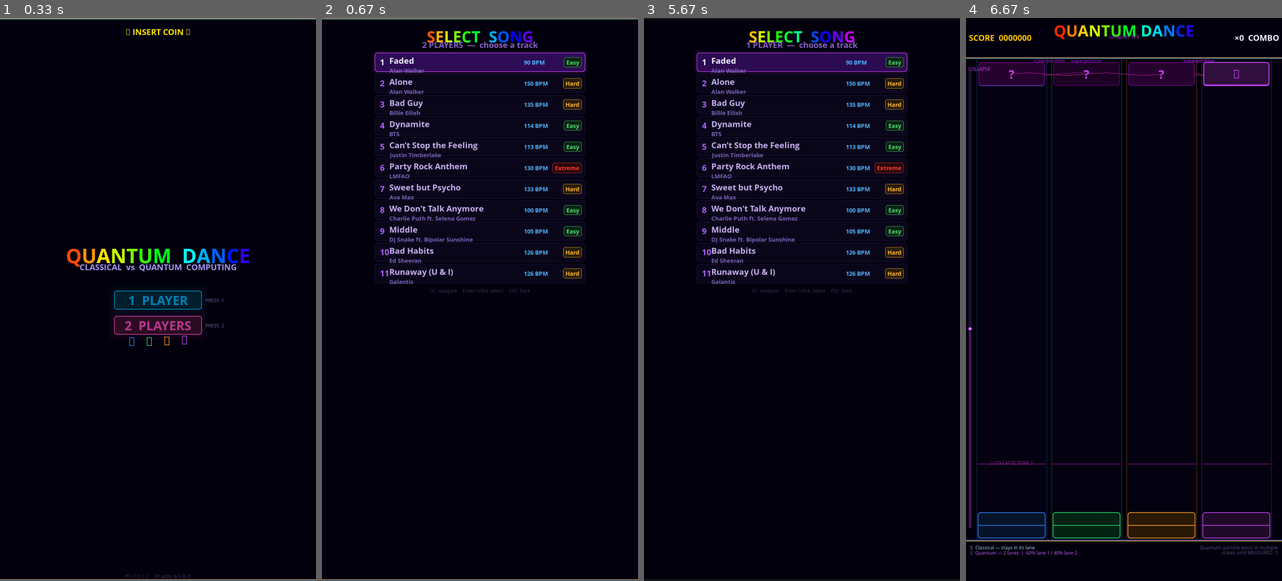
Above: before the commit, frames 1-4 (left to right).
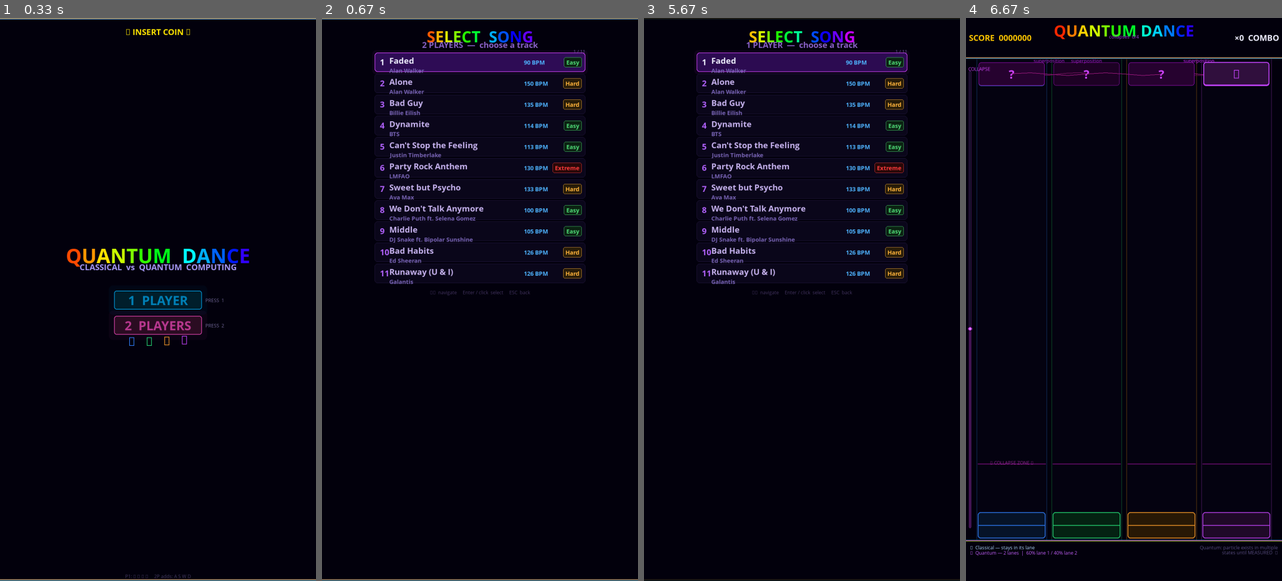
Above: after the commit, the same moments.

Repository: parzival1401/mobile_quantum-
Game: pygame game, started from dance_dance/quantum_dance.py
Same seed, same stepped clock (60 frames per second), same inputs: the game is played once before the commit and once after it.
Inputs (mouse positions are in pixels of both pictures, inside the frame that each line leads up to):
- Up to frame 1 (0.33 s): no input
- Up to frame 2 (0.67 s): press the mouse at (480, 327) at 0.37 s; move the mouse to (429, 378) at 0.47 s; release the mouse at (382, 428) at 0.6 s
- Up to frame 3 (5.67 s): click "1" at 0.72 s; hold Up 1-1.47 s; move the mouse to (918, 496) at 1.03 s; tap A at 1.5 s; hold Right 1.83-2.3 s; hold D 1.83-2.3 s; tap = at 1.98, 4.48 s; click (726, 186) at 2.38 s; hold Left 2.67-3.2 s; hold A 2.67-3.2 s; move the mouse to (688, 282) at 2.7 s; tap  at 2.82, 4.05 s; click (805, 361) at 3.28 s; hold Down 3.57-3.87 s; hold S 3.57-3.87 s; move the mouse to (802, 367) at 3.6 s; tap - at 3.72 s; hold Left 3.9-4.3 s; hold A 3.9-4.3 s; hold Up 4.33-4.7 s; hold W 4.33-4.7 s; click (757, 181) at 4.78 s; tap Esc at 5.07 s; click "1 PLAYER" at 5.45 s
- Up to frame 4 (6.67 s): hold Down 5.73-6.1 s; hold S 5.73-6.1 s; tap - at 5.88 s; hold Up 6.13-6.43 s; hold W 6.13-6.43 s; tap  at 6.28 s; tap Enter at 6.47 s

Frame 1 is identical in both runs. In frame 2, 0.1% of the frame differs, in the area x 34-84%, y 5-50%; in frame 3, 0.1%; in frame 4, nothing differs.

Commit message:
Scroll the song list so every song is reachable on any screen size
With 11 songs the list overflowed the landscape screen: rows ran to y=910
on a 768px-tall display, so the last songs and the hint line were drawn
off-screen and could not be selected.

The song list now uses a scrolling window:
- Only as many rows as actually fit are drawn (computed from SH), so this
  scales to any number of songs on any resolution.
- The highlighted song is kept centered; the window clamps at both ends so
  no blank space shows. Wrap-around navigation is unchanged.
- "^ / v more songs" indicators and a "4 / 11" position counter show when
  there is more above or below.
- rects is now index-aligned with SONGS (off-screen rows get a zero-size
  rect), so mouse clicks still map to the correct song and can never hit a
  hidden row.

Applied to all three builds. Verified by simulation: cursor always visible,
every click maps to the right song, hidden rows never clickable, and nothing
overflows on either 1024x768 or 768x1024. Portrait currently fits all 11 so
it looks unchanged, but will scroll automatically as more songs are added.

Co-Authored-By: Claude Opus 5 <noreply@anthropic.com>

Diff:
--- a/dance_dance/dance_optimized_horizontal.py
+++ b/dance_dance/dance_optimized_horizontal.py
@@ -1685,13 +1685,33 @@
 
     mx, my = pygame.mouse.get_pos()
     row_h  = 72
-    row_w  = 720
+    row_w  = min(720, SW - 48)
     rx0    = (SW - row_w) // 2
     ry0    = 118
     rects  = []
 
-    for i, song in enumerate(SONGS):
-        ry     = ry0 + i * row_h
+    # ── Scrolling window ────────────────────────────────────────────────────
+    # Only as many rows as actually fit on screen are drawn, so the list works
+    # with any number of songs on any screen size. The highlighted song is kept
+    # centered; the window is clamped so no blank space shows past either end.
+    hint_h     = 34                       # room reserved for the hint line
+    avail_h    = (SH - 12) - ry0 - hint_h
+    max_rows   = max(1, avail_h // row_h)
+    n_songs    = len(SONGS)
+    visible    = min(max_rows, n_songs)
+    if n_songs <= visible:
+        top = 0
+    else:
+        top = cursor - visible // 2       # center the cursor
+        top = max(0, min(n_songs - visible, top))   # clamp to list bounds
+
+    # rects must align with SONGS indices for click detection; off-screen rows
+    # get an empty rect so mouse clicks can never match them.
+    rects = [pygame.Rect(0, 0, 0, 0) for _ in range(n_songs)]
+
+    for slot, i in enumerate(range(top, top + visible)):
+        song   = SONGS[i]
+        ry     = ry0 + slot * row_h
         rect   = pygame.Rect(rx0, ry, row_w, row_h - 6)
         hover  = rect.collidepoint(mx, my)
         active = i == cursor
@@ -1712,7 +1732,7 @@
 
         pygame.draw.rect(screen, fill,   rect, border_radius=10)
         pygame.draw.rect(screen, border, rect, 2 if active else 1, border_radius=10)
-        rects.append(rect)
+        rects[i] = rect
 
         nc = WHITE if active else (180, 100, 255)
         num_s = _tcache(('snum', i, active), f"{i + 1}", F_MED, nc)
@@ -1738,10 +1758,25 @@
         pygame.draw.rect(screen, dc, (bx_, by_, bw, bh), 1, border_radius=6)
         screen.blit(diff_s, (bx_ + 8, by_ + 3))
 
+    # Scroll indicators — show when songs exist above / below the window
+    if top > 0:
+        up_s = _tcache('sel_more_up', "^  more songs", F_XSM, (120, 90, 180))
+        screen.blit(up_s, (SW // 2 - up_s.get_width() // 2, ry0 - 15))
+    if top + visible < n_songs:
+        dn_s = _tcache('sel_more_dn', "v  more songs", F_XSM, (120, 90, 180))
+        screen.blit(dn_s, (SW // 2 - dn_s.get_width() // 2,
+                           ry0 + visible * row_h - 2))
+
+    # Position counter, e.g. "4 / 11"
+    pos_s = _tcache(('sel_pos', cursor, n_songs), f"{cursor + 1} / {n_songs}",
+                    F_XSM, (110, 90, 160))
+    screen.blit(pos_s, (rx0 + row_w - pos_s.get_width(), ry0 - 15))
+
     hint = _tcache('sel_hint',
                    "UP/DOWN navigate   START play   LEFT/RIGHT scores   SELECT back",
                    F_XSM, (70, 55, 100))
-    screen.blit(hint, (SW // 2 - hint.get_width() // 2, ry0 + len(SONGS) * row_h + 8))
+    screen.blit(hint, (SW // 2 - hint.get_width() // 2,
+                       ry0 + visible * row_h + 14))
 
     pygame.display.flip()
     return rects
--- a/dance_dance/quantum_dance.py
+++ b/dance_dance/quantum_dance.py
@@ -1266,13 +1266,33 @@
 
     mx, my = pygame.mouse.get_pos()
     row_h  = 72
-    row_w  = 720
+    row_w  = min(720, SW - 48)
     rx0    = (SW - row_w) // 2
     ry0    = 118
     rects  = []
 
-    for i, song in enumerate(SONGS):
-        ry     = ry0 + i * row_h
+    # ── Scrolling window ────────────────────────────────────────────────────
+    # Only as many rows as actually fit on screen are drawn, so the list works
+    # with any number of songs on any screen size. The highlighted song is kept
+    # centered; the window is clamped so no blank space shows past either end.
+    hint_h     = 34                       # room reserved for the hint line
+    avail_h    = (SH - 12) - ry0 - hint_h
+    max_rows   = max(1, avail_h // row_h)
+    n_songs    = len(SONGS)
+    visible    = min(max_rows, n_songs)
+    if n_songs <= visible:
+        top = 0
+    else:
+        top = cursor - visible // 2       # center the cursor
+        top = max(0, min(n_songs - visible, top))   # clamp to list bounds
+
+    # rects must align with SONGS indices for click detection; off-screen rows
+    # get an empty rect so mouse clicks can never match them.
+    rects = [pygame.Rect(0, 0, 0, 0) for _ in range(n_songs)]
+
+    for slot, i in enumerate(range(top, top + visible)):
+        song   = SONGS[i]
+        ry     = ry0 + slot * row_h
         rect   = pygame.Rect(rx0, ry, row_w, row_h - 6)
         hover  = rect.collidepoint(mx, my)
         active = i == cursor
@@ -1293,7 +1313,7 @@
 
         pygame.draw.rect(screen, fill,   rect, border_radius=10)
         pygame.draw.rect(screen, border, rect, 2 if active else 1, border_radius=10)
-        rects.append(rect)
+        rects[i] = rect
 
         nc = WHITE if active else (180, 100, 255)
         num_s = _tcache(('snum', i, active), f"{i + 1}", F_MED, nc)
@@ -1319,9 +1339,24 @@
         pygame.draw.rect(screen, dc, (bx_, by_, bw, bh), 1, border_radius=6)
         screen.blit(diff_s, (bx_ + 8, by_ + 3))
 
+    # Scroll indicators — show when songs exist above / below the window
+    if top > 0:
+        up_s = _tcache('sel_more_up', "^  more songs", F_XSM, (120, 90, 180))
+        screen.blit(up_s, (SW // 2 - up_s.get_width() // 2, ry0 - 15))
+    if top + visible < n_songs:
+        dn_s = _tcache('sel_more_dn', "v  more songs", F_XSM, (120, 90, 180))
+        screen.blit(dn_s, (SW // 2 - dn_s.get_width() // 2,
+                           ry0 + visible * row_h - 2))
+
+    # Position counter, e.g. "4 / 11"
+    pos_s = _tcache(('sel_pos', cursor, n_songs), f"{cursor + 1} / {n_songs}",
+                    F_XSM, (110, 90, 160))
+    screen.blit(pos_s, (rx0 + row_w - pos_s.get_width(), ry0 - 15))
+
     hint = _tcache('sel_hint', "↑↓  navigate     Enter / click  select     ESC  back",
                    F_XSM, (70, 55, 100))
-    screen.blit(hint, (SW // 2 - hint.get_width() // 2, ry0 + len(SONGS) * row_h + 8))
+    screen.blit(hint, (SW // 2 - hint.get_width() // 2,
+                       ry0 + visible * row_h + 14))
 
     pygame.display.flip()
     return rects
--- a/dance_dance/quantum_optimized.py
+++ b/dance_dance/quantum_optimized.py
@@ -1684,13 +1684,33 @@
 
     mx, my = pygame.mouse.get_pos()
     row_h  = 72
-    row_w  = 720
+    row_w  = min(720, SW - 48)
     rx0    = (SW - row_w) // 2
     ry0    = 118
     rects  = []
 
-    for i, song in enumerate(SONGS):
-        ry     = ry0 + i * row_h
+    # ── Scrolling window ────────────────────────────────────────────────────
+    # Only as many rows as actually fit on screen are drawn, so the list works
+    # with any number of songs on any screen size. The highlighted song is kept
+    # centered; the window is clamped so no blank space shows past either end.
+    hint_h     = 34                       # room reserved for the hint line
+    avail_h    = (SH - 12) - ry0 - hint_h
+    max_rows   = max(1, avail_h // row_h)
+    n_songs    = len(SONGS)
+    visible    = min(max_rows, n_songs)
+    if n_songs <= visible:
+        top = 0
+    else:
+        top = cursor - visible // 2       # center the cursor
+        top = max(0, min(n_songs - visible, top))   # clamp to list bounds
+
+    # rects must align with SONGS indices for click detection; off-screen rows
+    # get an empty rect so mouse clicks can never match them.
+    rects = [pygame.Rect(0, 0, 0, 0) for _ in range(n_songs)]
+
+    for slot, i in enumerate(range(top, top + visible)):
+        song   = SONGS[i]
+        ry     = ry0 + slot * row_h
         rect   = pygame.Rect(rx0, ry, row_w, row_h - 6)
         hover  = rect.collidepoint(mx, my)
         active = i == cursor
@@ -1711,7 +1731,7 @@
 
         pygame.draw.rect(screen, fill,   rect, border_radius=10)
         pygame.draw.rect(screen, border, rect, 2 if active else 1, border_radius=10)
-        rects.append(rect)
+        rects[i] = rect
 
         nc = WHITE if active else (180, 100, 255)
         num_s = _tcache(('snum', i, active), f"{i + 1}", F_MED, nc)
@@ -1737,10 +1757,25 @@
         pygame.draw.rect(screen, dc, (bx_, by_, bw, bh), 1, border_radius=6)
         screen.blit(diff_s, (bx_ + 8, by_ + 3))
 
+    # Scroll indicators — show when songs exist above / below the window
+    if top > 0:
+        up_s = _tcache('sel_more_up', "^  more songs", F_XSM, (120, 90, 180))
+        screen.blit(up_s, (SW // 2 - up_s.get_width() // 2, ry0 - 15))
+    if top + visible < n_songs:
+        dn_s = _tcache('sel_more_dn', "v  more songs", F_XSM, (120, 90, 180))
+        screen.blit(dn_s, (SW // 2 - dn_s.get_width() // 2,
+                           ry0 + visible * row_h - 2))
+
+    # Position counter, e.g. "4 / 11"
+    pos_s = _tcache(('sel_pos', cursor, n_songs), f"{cursor + 1} / {n_songs}",
+                    F_XSM, (110, 90, 160))
+    screen.blit(pos_s, (rx0 + row_w - pos_s.get_width(), ry0 - 15))
+
     hint = _tcache('sel_hint',
                    "UP/DOWN navigate   START play   LEFT/RIGHT scores   SELECT back",
                    F_XSM, (70, 55, 100))
-    screen.blit(hint, (SW // 2 - hint.get_width() // 2, ry0 + len(SONGS) * row_h + 8))
+    screen.blit(hint, (SW // 2 - hint.get_width() // 2,
+                       ry0 + visible * row_h + 14))
 
     pygame.display.flip()
     return rects
